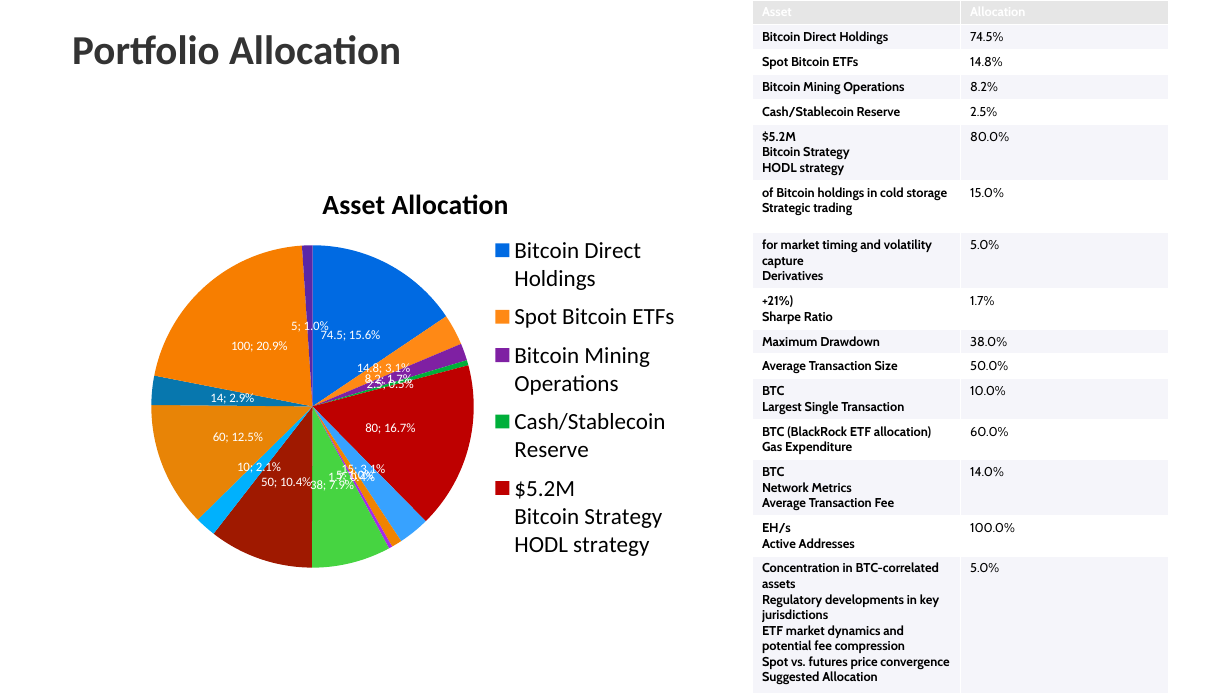
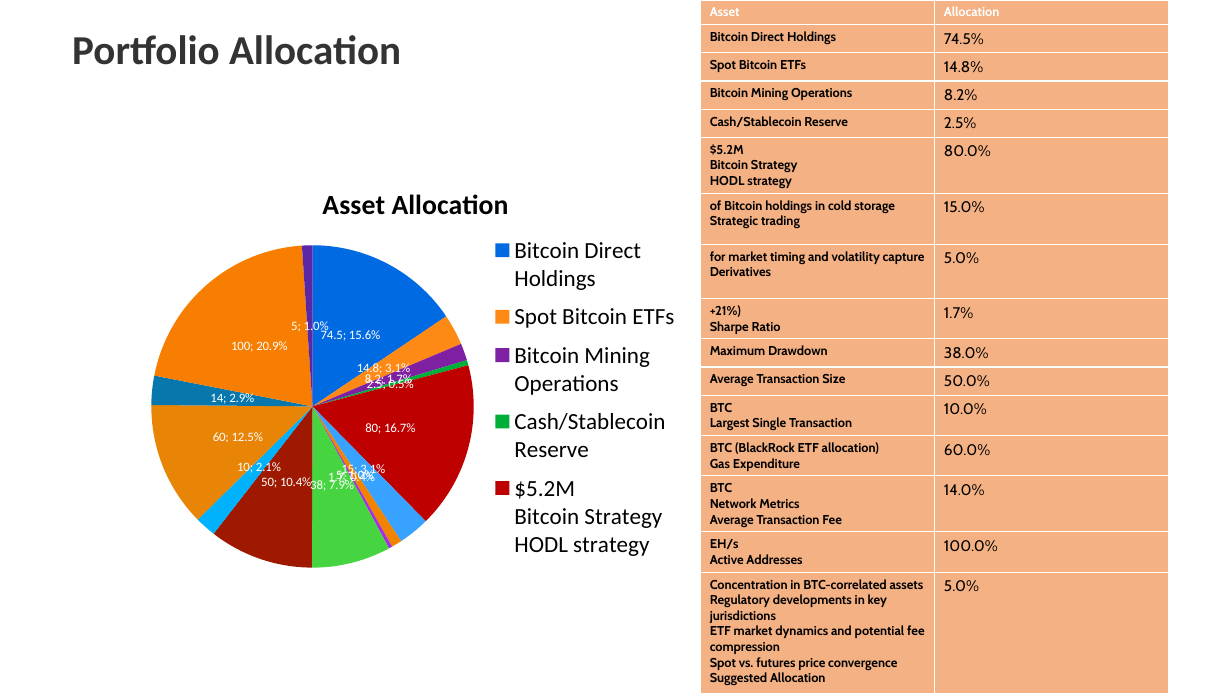
Before and after one commit to Mehdizaiem/Vault-DueDiligence-4DS1, a slide deck: slide 4 of CryptoFundDueDiligence/reports/q1_2025_bitcoin_trust_fund_analysis_1 .pptx (slide 5 before the commit). Drawn at 1232x693 pixels with LibreOffice and Linux fonts; fonts in the diff are those of the drawing. Boxes give left, top, right and bottom in pixels: in the first picture for what was removed or moved away, otherwise in the second. Text is boxed around its words. In the diff, an @@ line names an element or a change of style, - is before the commit and + after.

```diff
--- a/CryptoFundDueDiligence/reports/q1_2025_bitcoin_trust_fund_analysis_1 .pptx
+++ b/CryptoFundDueDiligence/reports/q1_2025_bitcoin_trust_fund_analysis_1 .pptx
@@ table at (x1=701, y1=0, x2=1168, y2=693) @@
@@ fill #E6E6E6 to #F4B183 in row 1 @@
@@ fill #F5F5FA to #F4B183 in 16 cells @@
@@ fill none to #F4B183 in 14 cells @@
@@ size 10 to 12 pt in "74.5%", "14.8%", "8.2%", "2.5%" and 11 more places @@
@@ table resized from (x1=753, y1=0, x2=1169, y2=693) to (x1=701, y1=0, x2=1168, y2=693) @@
```
Also in this commit, not shown: 8 other slides changed, 1 slide removed.
